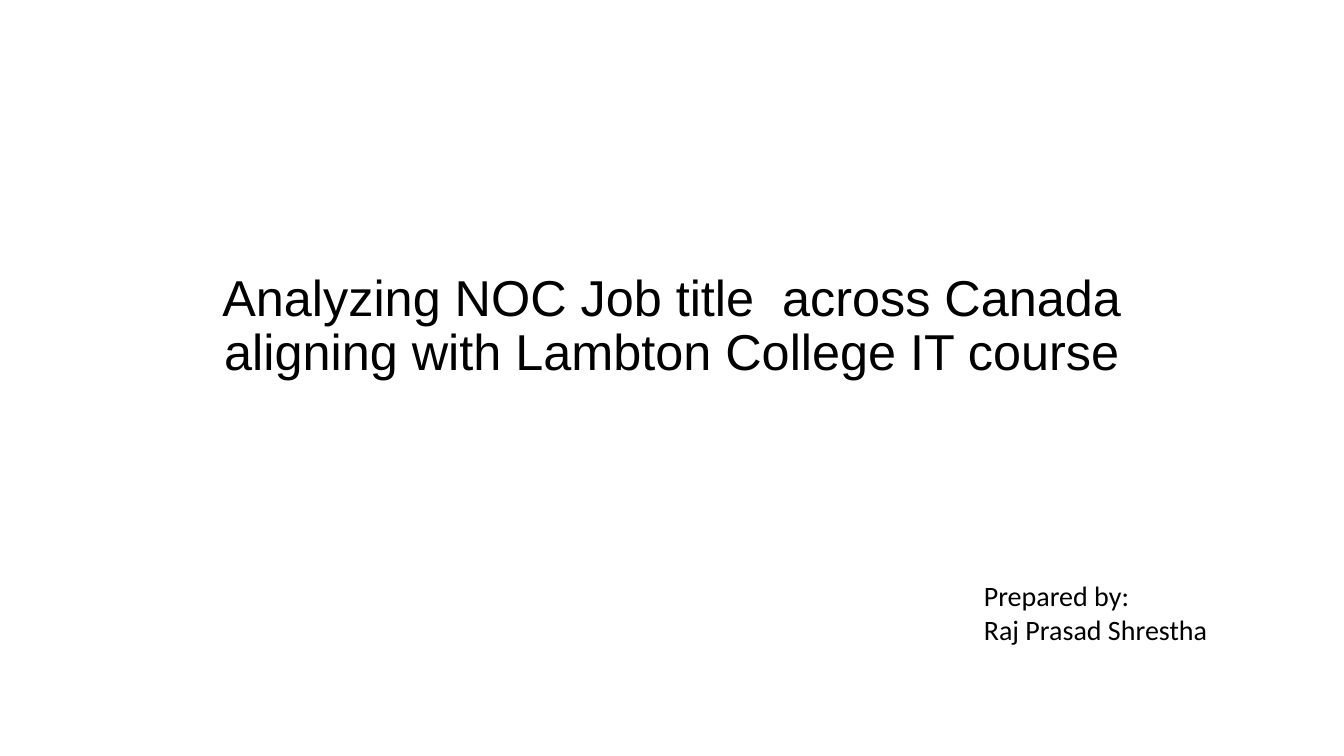
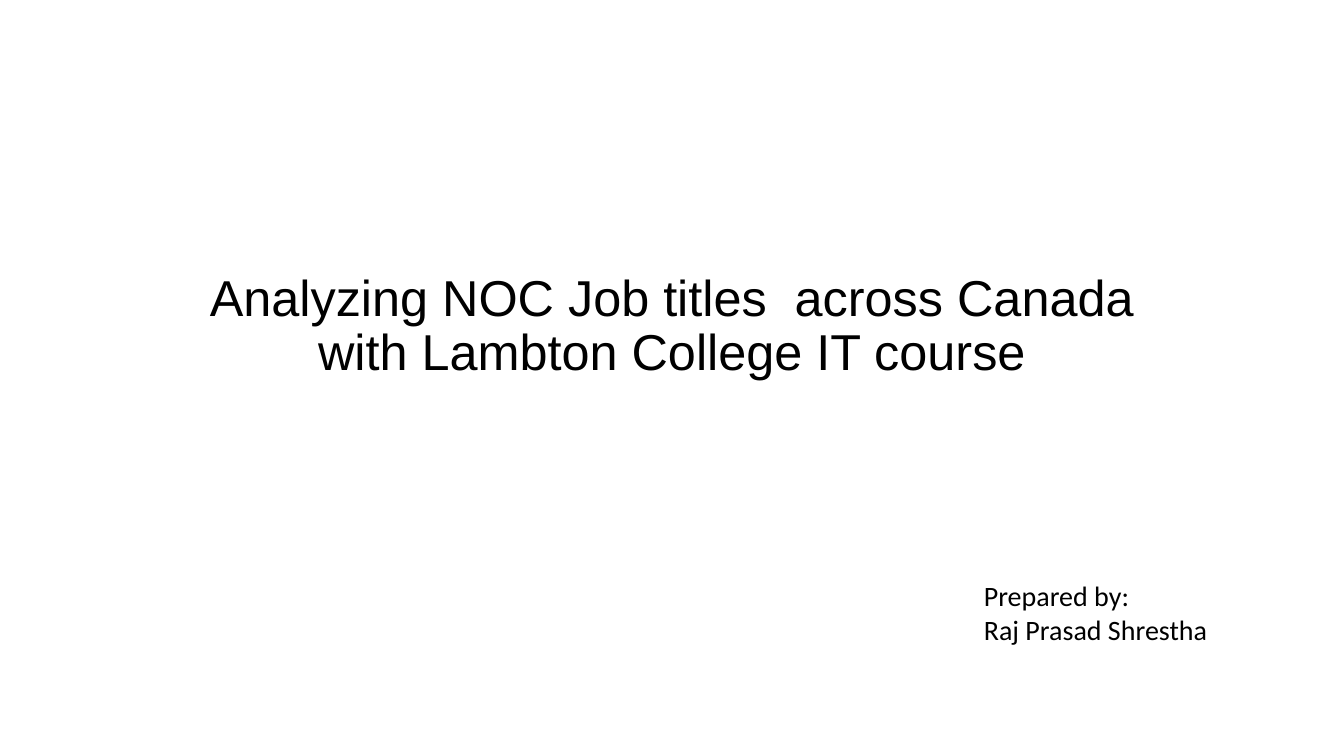
Before and after one commit to rajprasadshrestha/groupassignments, a slide deck: slide 1 of nosqldatabase/Presentation5.pptx. Drawn at 1344x756 pixels with LibreOffice and Linux fonts; fonts in the diff are those of the drawing. Boxes give left, top, right and bottom in pixels: in the first picture for what was removed or moved away, otherwise in the second. Text is boxed around its words. In the diff, an @@ line names an element or a change of style, - is before the commit and + after.

```diff
--- a/nosqldatabase/Presentation5.pptx
+++ b/nosqldatabase/Presentation5.pptx
@@ title at [210,279,1133,380]: text changed @@
-Analyzing NOC Job title across Canada aligning with Lambton College IT course
+Analyzing NOC Job titles across Canada with Lambton College IT course
```
Also in this commit, not shown: 8 other slides changed, 5 slides added, 5 slides removed, 2 other files.
